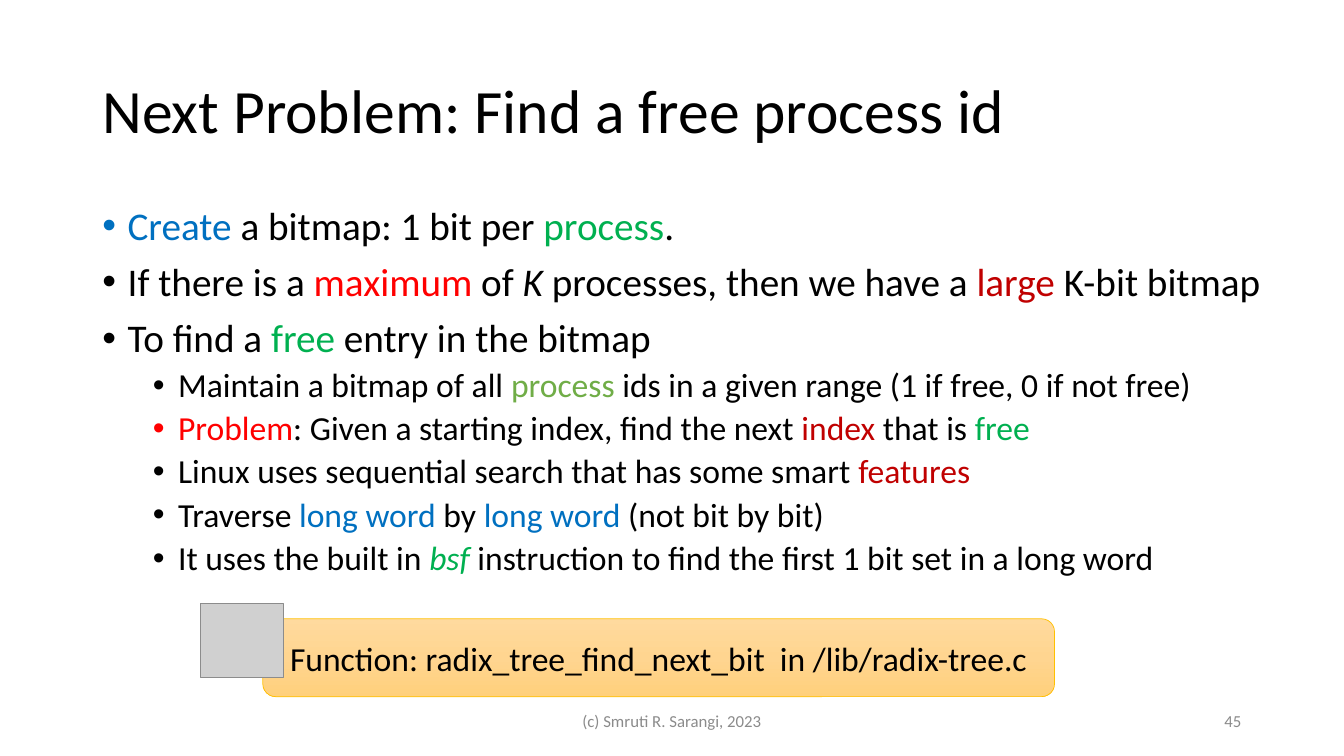
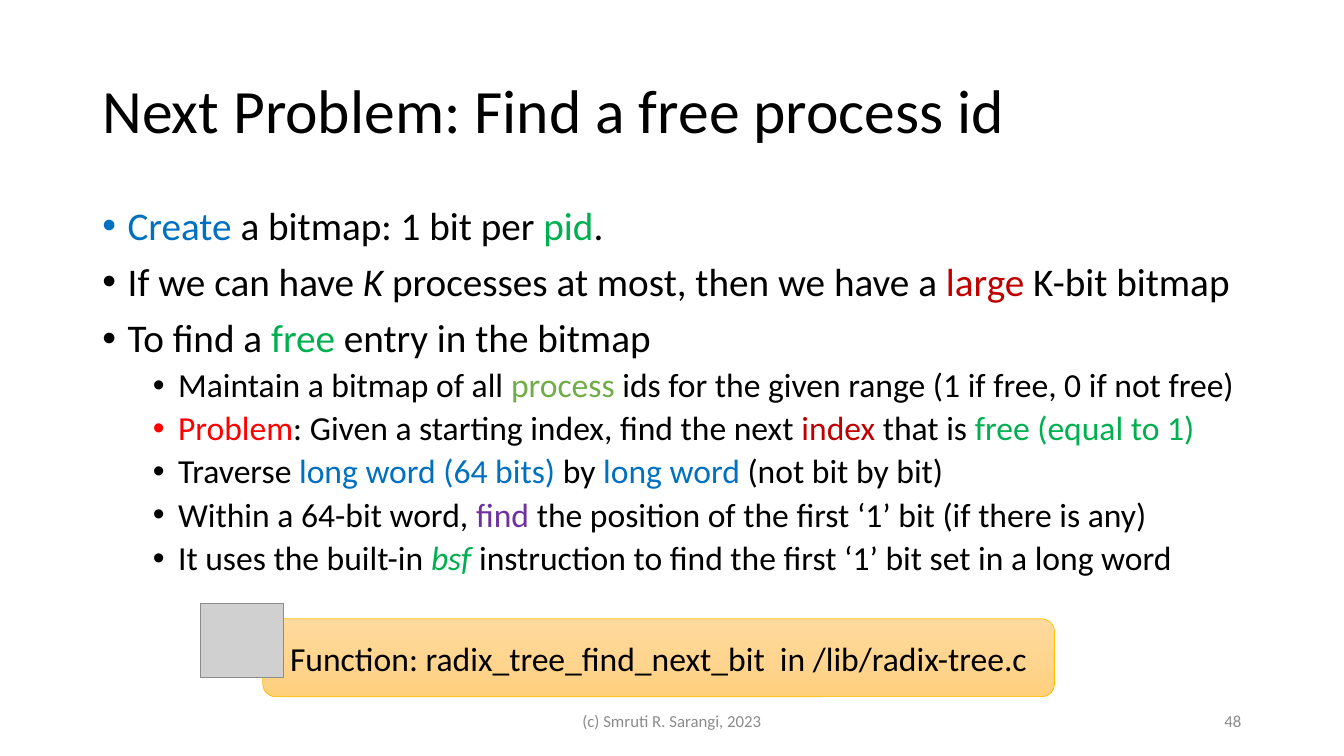
Before and after one commit to srsarangi/srsarangi.github.io, a slide deck: slide 48 of osbook/slides/3.processes.pptx (slide 45 before the commit). Drawn at 1344x756 pixels with LibreOffice and Linux fonts; fonts in the diff are those of the drawing; grey boxes stand for pictures. Boxes give left, top, right and bottom in pixels: in the first picture for what was removed or moved away, otherwise in the second. Text is boxed around its words. In the diff, an @@ line names an element or a change of style, - is before the commit and + after.

```diff
--- a/osbook/slides/3.processes.pptx
+++ b/osbook/slides/3.processes.pptx
@@ text at [128,212,1229,303]: text changed @@
-• Create a bitmap: 1 bit per process.
-• If there is a maximum of K processes, then we have a large K-bit bitmap
+• Create a bitmap: 1 bit per pid.
+• If we can have K processes at most, then we have a large K-bit bitmap
@@ text at [178,372,1234,576]: text changed @@
-  • Maintain a bitmap of all process ids in a given range (1 if free, 0 if not free)
-  • Problem: Given a starting index, find the next index that is free
-  • Linux uses sequential search that has some smart features
-  • Traverse long word by long word (not bit by bit)
-  • It uses the built in bsf instruction to find the first 1 bit set in a long word
+  • Maintain a bitmap of all process ids for the given range (1 if free, 0 if not free)
+  • Problem: Given a starting index, find the next index that is free (equal to 1)
+  • Traverse long word (64 bits) by long word (not bit by bit)
+  • Within a 64-bit word, find the position of the first ‘1’ bit (if there is any)
+  • It uses the built-in bsf instruction to find the first ‘1’ bit set in a long word
@@ page number at [1224,715,1241,727]: text changed @@
-45
+48
```
Also in this commit, not shown: 17 other slides changed, 2 slides added, 2 other files.
